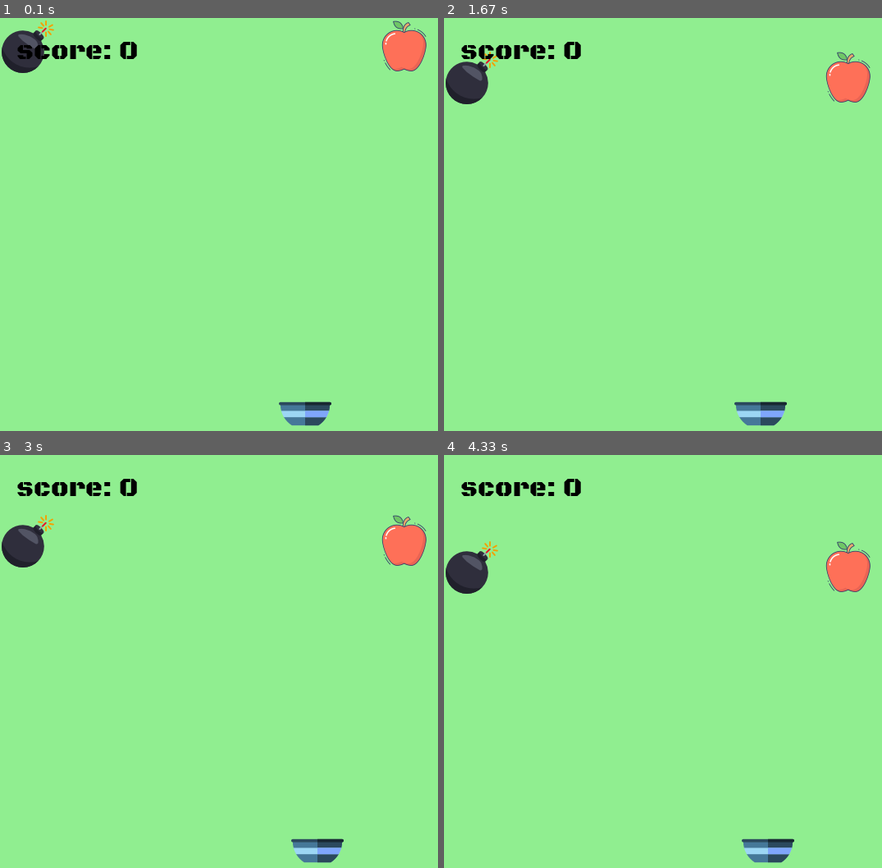
Above: before the commit, frames 1-4 (two rows, left to right).
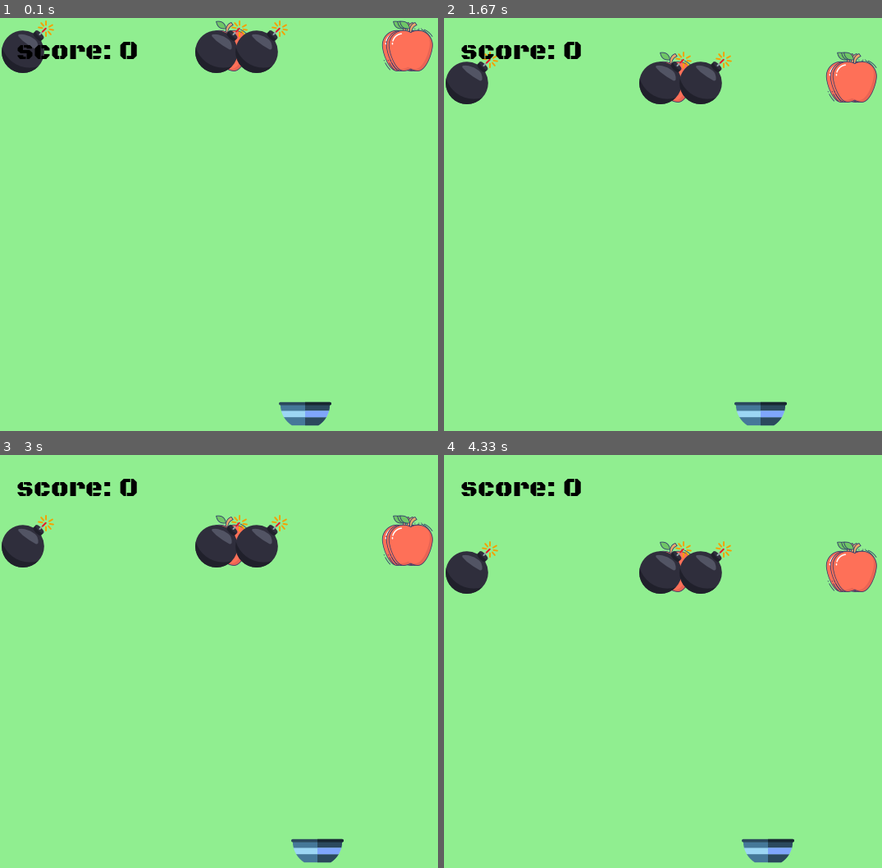
Above: after the commit, the same moments.

Repository: Amiprogrammer/Catch-Apple-Pygame1.9.6Project
Game: pygame game, started from main.py
Two runs of this game, one before a commit and one after it. Both use one fixed random seed, a clock stepped at 60 frames per second and the inputs below.
Inputs:
- Up to frame 1 (0.1 s): no input
- Up to frame 2 (1.67 s): hold Right 0.33-0.8 s; hold Right 0.83-1.3 s; hold Left from 1.33 s (still down)
- Up to frame 3 (3 s): release Left at 1.87 s; hold Left 1.9-2.3 s; hold Right 2.33-2.97 s
- Up to frame 4 (4.33 s): hold Left 3-3.47 s; hold Right 3.5-3.97 s; hold Right from 4 s (still down)

The runs differ from the first frame. In frame 1, 2.3% of the frame differs, in the area x 44-99%, y 0-14%; in frame 2, 2.3%; in frame 3, 2.3%; in frame 4, 2.3%.

Commit message:
multiples apple and bomb!

Diff:
--- a/main.py
+++ b/main.py
@@ -15,21 +15,36 @@
 WHITE = pygame.Color("white")
 BGCOLOR = LIGHTGREEN
 
-apple_img = pygame.image.load("img\\apple.png")
-apple_x = random.randint(0,618)
-apple_y = 0
-apple_move_to_y = 0.4
-def apple(x,y):
+score = 0
+game_over = False
+
+apple_img = []
+apple_x = []
+apple_y = []
+apple_move_to_y = []
+apple_total = 4
+for i in range(apple_total):
+    apple_img.append(pygame.image.load("img\\apple.png"))
+    apple_x.append(random.randint(0,618))
+    apple_y.append(0)
+    apple_move_to_y.append(0.4)
+def apple(x,y,i):
     global screen, apple_img
-    screen.blit(apple_img, (x,y))
+    screen.blit(apple_img[i], (x,y))
 
-bomb_img = pygame.image.load("img\\bomb.png")
-bomb_x = random.randint(0,618)
-bomb_y = 0
-bomb_move_to_y = 0.4
-def bomb(x,y):
+bomb_img = []
+bomb_x = []
+bomb_y = []
+bomb_move_to_y = []
+bomb_total = 3
+for i in range(bomb_total):
+    bomb_img.append(pygame.image.load("img\\bomb.png"))
+    bomb_x.append(random.randint(0,618))
+    bomb_y.append(0)
+    bomb_move_to_y.append(0.4)
+def bomb(x,y,i):
     global screen, bomb_img
-    screen.blit(bomb_img, (x,y))
+    screen.blit(bomb_img[i], (x,y))
 
 bowl_img = pygame.image.load("img\\fruit-bowl.png")
 bowl_x = 340
@@ -38,8 +53,6 @@
 def bowl(x,y):
     global screen, bowl_img
     screen.blit(bowl_img, (x,y))
-
-score = 0
 
 def isapplecollision(bowl_x,bowl_y,apple_x,apple_y):
     distance = math.sqrt((math.pow(bowl_x-apple_x,2)) + (math.pow(bowl_y-apple_y,2)))
@@ -84,33 +97,39 @@
     elif bowl_x >= 618:
         bowl_x = 618
 
-    if bomb_y >= 618:
-        bomb_x = random.randint(0,618)
-        bomb_y = 0
+    for i in range(apple_total):
+        if apple_y[i] >= 618:
+            apple_x[i] = random.randint(0,618)
+            apple_y[i] = 0
 
-    if apple_y >= 618:
-        apple_x = random.randint(0,618)
-        apple_y = 0
+        applecollision = isapplecollision(bowl_x,bowl_y,apple_x[i],apple_y[i])
 
-    applecollision = isapplecollision(bowl_x,bowl_y,apple_x,apple_y)
+        if applecollision:
+            apple_x[i] = random.randint(0,618)
+            apple_y[i] = 0
+            score += 1
+            print(score)
 
-    if applecollision:
-        apple_x = random.randint(0,618)
-        apple_y = 0
-        score += 1
-        print(score)
+        apple_y[i] += apple_move_to_y[i]
+        apple(apple_x[i],apple_y[i],i)
 
-    bombcollision = isbombcollision(bowl_x,bowl_y,bomb_x,bomb_y)
+    for i in range(bomb_total):
 
-    if bombcollision:
-        sys.exit()
-        print("game over!")
+        if bomb_y[i] >= 618:
+            bomb_x[i] = random.randint(0,618)
+            bomb_y[i] = 0
 
-    bomb_y += bomb_move_to_y
-    bomb(bomb_x,bomb_y)
+        bombcollision = isbombcollision(bowl_x,bowl_y,bomb_x[i],bomb_y[i])
 
-    apple_y += apple_move_to_y
-    apple(apple_x,apple_y)
+        if bombcollision:
+            game_over = True
+            print("game over!")
+
+        bomb_y[i] += bomb_move_to_y[i]
+        bomb(bomb_x[i],bomb_y[i],i)
+
+    if game_over:
+        BGCOLOR = WHITE
 
     bowl_x += move_to_x
     bowl(bowl_x,bowl_y)
